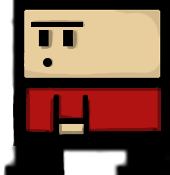
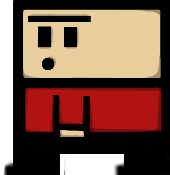
Layer changes from the first 170 x 175 image to the second:
renamed "Pasted Layer" to "outline", painted on it over [9, 0, 161, 175]
added layer "shadow" above "color" over [15, 3, 161, 145]
added layer "color" over [15, 5, 161, 172]
